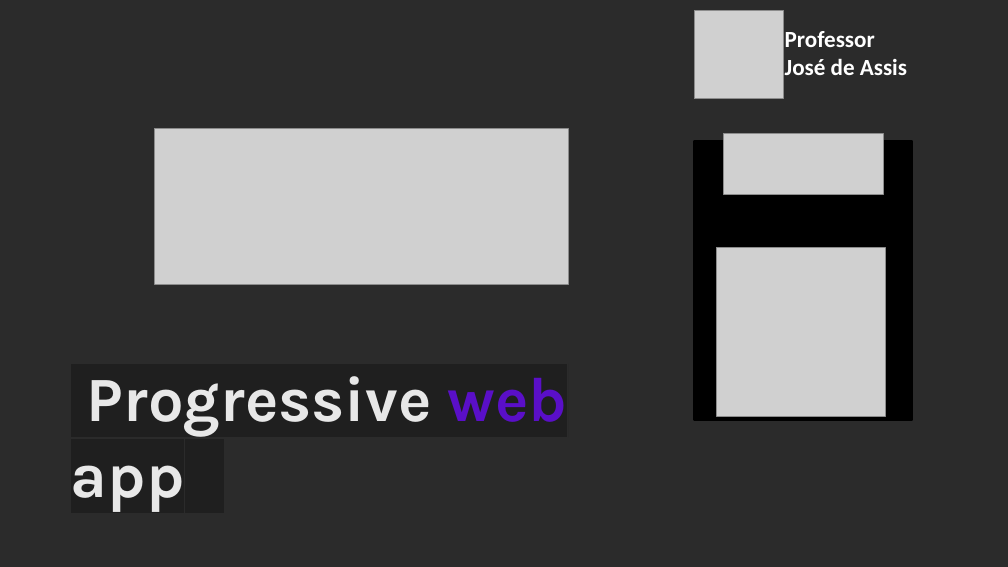
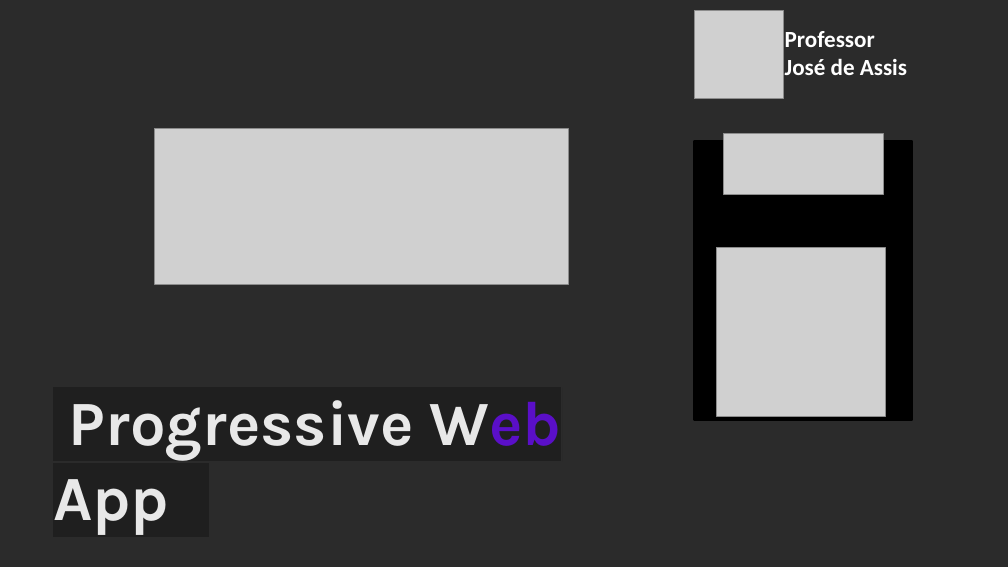
Before and after one commit to professorjosedeassis/flex, a slide deck: slide 1 of tutorial/pwa.pptx. Drawn at 1008x567 pixels with LibreOffice and Linux fonts; fonts in the diff are those of the drawing; grey boxes stand for pictures; background and template pictures are left out; a plain dark background stands for a picture behind light text. Boxes give left, top, right and bottom in pixels: in the first picture for what was removed or moved away, otherwise in the second. Text is boxed around its words. In the diff, an @@ line names an element or a change of style, - is before the commit and + after.

Commit message:
apresentação

```diff
--- a/tutorial/pwa.pptx
+++ b/tutorial/pwa.pptx
@@ text at (53,400,562,535): text changed @@
-Progressive web app-
+Progressive Web App-
```
Also in this commit, not shown: 1 other slide changed, 2 slides added.
